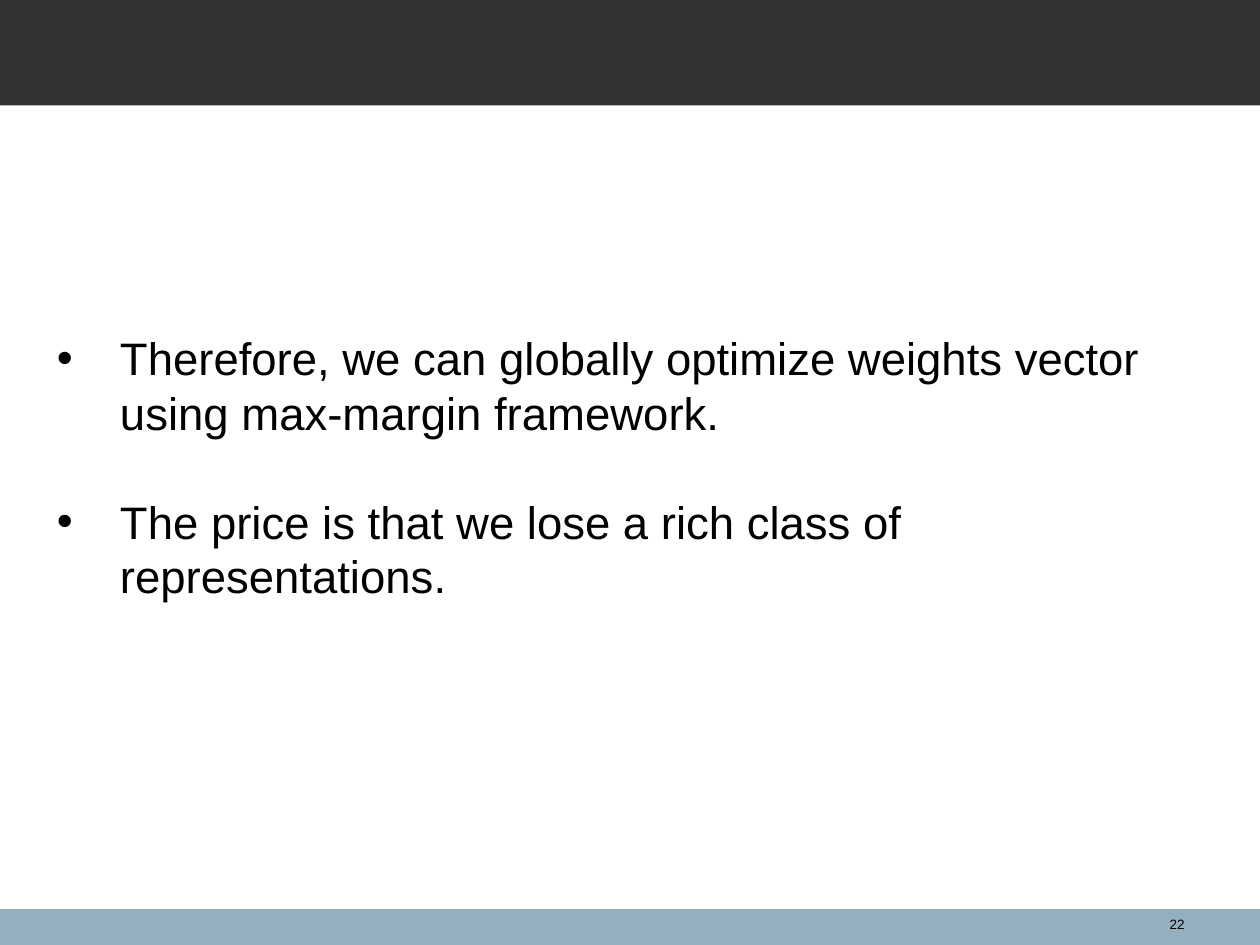
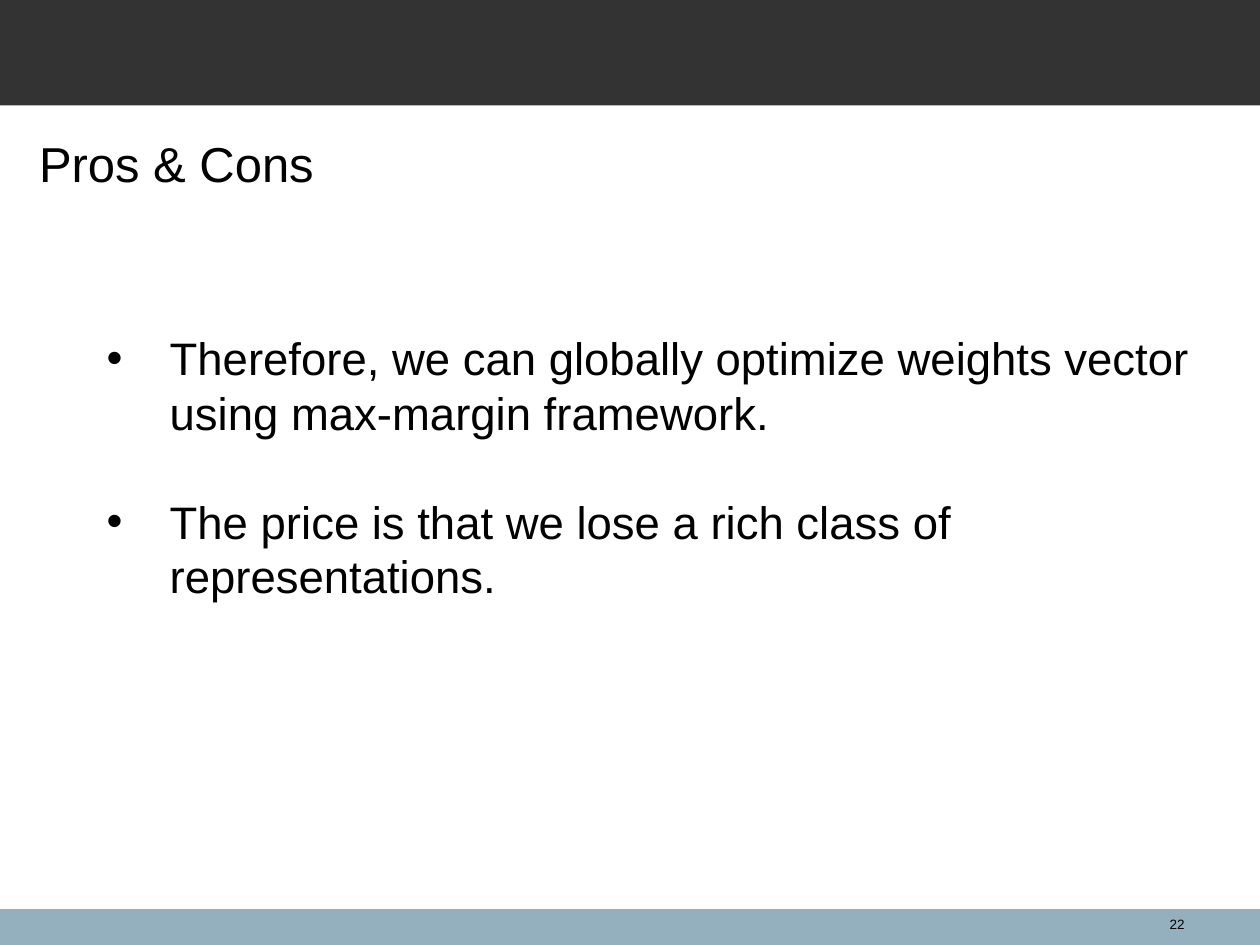
Before and after one commit to spacegoing/ANU_Hounours_Final, a slide deck: slide 22 of FinalTalk/Presentation.ppt. Drawn at 1260x945 pixels with LibreOffice and Linux fonts; fonts in the diff are those of the drawing; background and template pictures are left out. Boxes give left, top, right and bottom in pixels: in the first picture for what was removed or moved away, otherwise in the second. Text is boxed around its words. In the diff, an @@ line names an element or a change of style, - is before the commit and + after.

```diff
--- a/FinalTalk/Presentation.ppt
+++ b/FinalTalk/Presentation.ppt
@@ text added at <box>39,147,313,183</box>, 28 pt, text #000000 @@
+Pros & Cons
@@ text "Therefore, we can globally optimize ...": place and size @@
-text "Therefore, we can globally optimize ..." at <box>120,342,1139,603</box>
+text "Therefore, we can globally optimize ..." at <box>170,342,1188,603</box>
```
Also in this commit, not shown: 13 other slides changed, 4 slides added, 3 slides removed, 3 other files.
